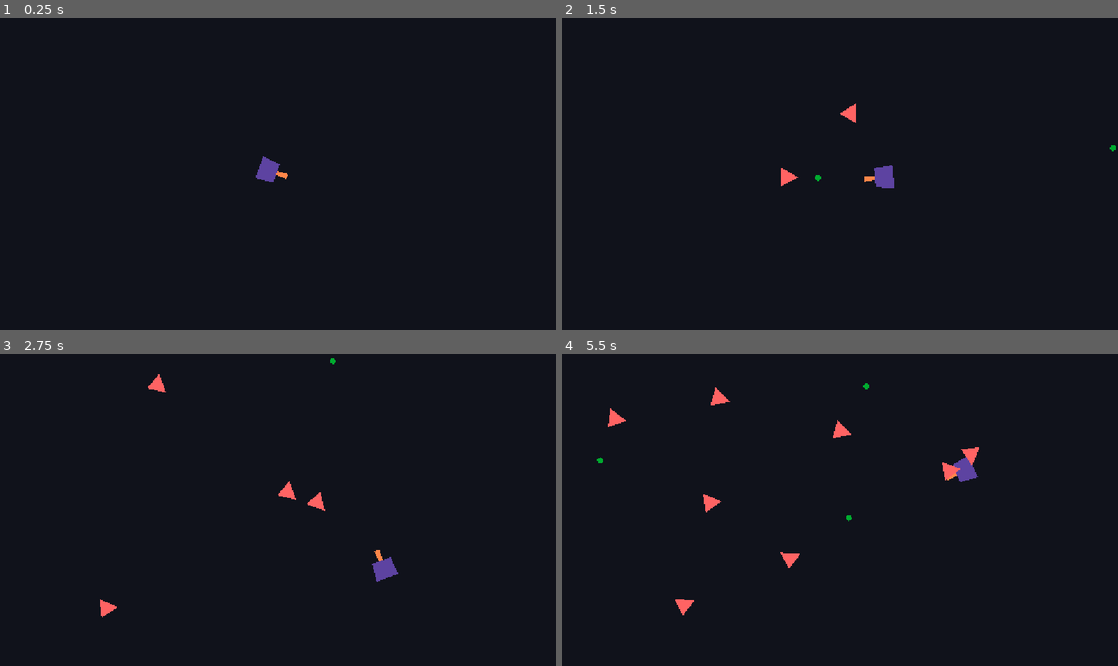
Above: before the commit, frames 1-4 (two rows, left to right).
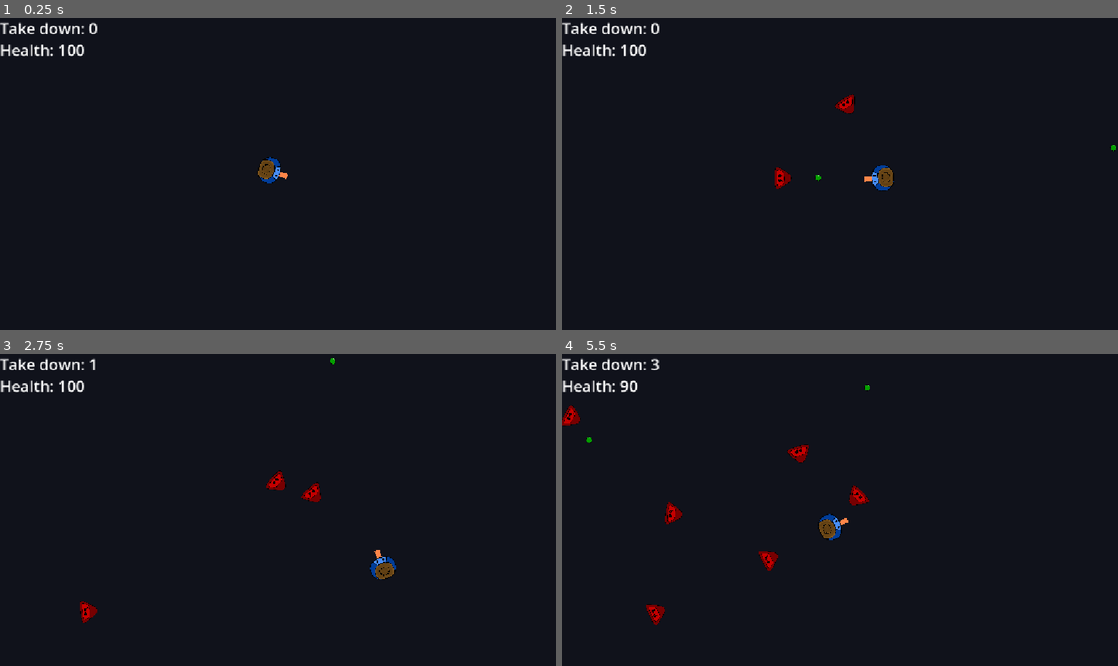
Above: after the commit, the same moments.

Repository: Hellscream-Dream/Game-Jam--Shooting-Game-
Game: Godot game, scene res://Scenes/game.tscn
Two runs of this game, one before a commit and one after it. Both use one fixed random seed, a clock stepped at 60 frames per second and the inputs below.
Inputs (mouse positions are in pixels of both pictures, inside the frame that each line leads up to):
- Up to frame 1 (0.25 s): no input
- Up to frame 2 (1.5 s): tap Enter at 0.5 s; move the mouse to (962, 158) at 0.52 s; hold D (right) 0.53-1.28 s; tap Space (shoot) at 0.6, 1.35 s; move the mouse to (728, 189) at 1.27 s; hold S (down) from 1.28 s (still down)
- Up to frame 3 (2.75 s): move the mouse to (333, 441) at 2.02 s; release S (down) at 2.03 s; hold D (right) from 2.03 s (still down); tap Space (shoot) at 2.1 s
- Up to frame 4 (5.5 s): move the mouse to (812, 572) at 2.77 s; release D (right) at 2.78 s; hold W (up) 2.78-3.53 s; tap Space (shoot) every 0.75 s from 2.85 to 5.1 s; move the mouse to (1006, 556) at 3.52 s; hold A (left) 3.53-5.03 s; move the mouse to (673, 463) at 4.27 s; move the mouse to (867, 510) at 5.02 s; hold S (down) from 5.03 s (still down)

The runs differ from the first frame. In frame 1, 0.9% of the frame differs, in the area x 0-51%, y 1-54%; in frame 2, 1.3%; in frame 3, 1.7%; in frame 4, 2.8%, in the area x 0-75%, y 1-87%.

Commit message:
Upgrades more stuff
Display taking down enemies number, health, and the sprites

Diff:
--- a/Scenes/Enemy.tscn
+++ b/Scenes/Enemy.tscn
@@ -1,6 +1,7 @@
 [gd_scene format=3 uid="uid://c77xf2jhb5y1e"]
 
 [ext_resource type="Script" uid="uid://dywo72ugxsx07" path="res://Scripts/enemy.gd" id="1_m1htj"]
+[ext_resource type="Texture2D" uid="uid://dodjdugp6yvfv" path="res://Asset/ennemie.png" id="2_wovta"]
 
 [sub_resource type="CircleShape2D" id="CircleShape2D_0yooa"]
 radius = 12.0
@@ -9,9 +10,15 @@
 script = ExtResource("1_m1htj")
 
 [node name="Polygon2D" type="Polygon2D" parent="." unique_id=763489412]
+visible = false
 position = Vector2(6, 0)
 color = Color(1, 0.3882353, 0.3882353, 1)
 polygon = PackedVector2Array(-18, -21, -18, 18, 18, 0)
 
 [node name="CollisionShape2D" type="CollisionShape2D" parent="." unique_id=1632859324]
 shape = SubResource("CircleShape2D_0yooa")
+
+[node name="Sprite2D" type="Sprite2D" parent="." unique_id=47964763]
+rotation = -1.5707964
+scale = Vector2(0.05, 0.05)
+texture = ExtResource("2_wovta")
--- a/Scenes/bullet.tscn
+++ b/Scenes/bullet.tscn
@@ -1,6 +1,7 @@
 [gd_scene format=3 uid="uid://dl75o2ss7l8bc"]
 
 [ext_resource type="Script" uid="uid://blmlhdfvwxlkb" path="res://Scripts/bullet.gd" id="1_xjght"]
+[ext_resource type="Texture2D" uid="uid://blodlo3mmv2ga" path="res://Asset/pois.png" id="2_oduel"]
 
 [sub_resource type="CircleShape2D" id="CircleShape2D_0yooa"]
 radius = 25.019993
@@ -13,7 +14,12 @@
 scale = Vector2(0.5, 0.5)
 shape = SubResource("CircleShape2D_0yooa")
 
+[node name="Sprite2D" type="Sprite2D" parent="." unique_id=1573602293]
+scale = Vector2(0.03, 0.03)
+texture = ExtResource("2_oduel")
+
 [node name="Polygon2D" type="Polygon2D" parent="." unique_id=219552232]
+visible = false
 scale = Vector2(0.5, 0.5)
 color = Color(2.7675183e-06, 0.6712364, 0.18501168, 1)
 polygon = PackedVector2Array(0, -25, 8, -23, 15, -19, 20, -14, 23, -7, 24, 1, 23, 10, 20, 15, 18, 17, 14, 21, 6, 24, -3, 25, -14, 20, -21, 13, -25, 2, -23, -11, -16, -19, -8, -23)
--- a/Scenes/game.tscn
+++ b/Scenes/game.tscn
@@ -2,28 +2,29 @@
 
 [ext_resource type="PackedScene" uid="uid://grlo3hlsw63i" path="res://Scenes/player.tscn" id="1_ebmjs"]
 [ext_resource type="Script" uid="uid://cldk8jitrc2k0" path="res://Scripts/game.gd" id="1_qxrlw"]
-[ext_resource type="AudioStream" uid="uid://01lu0dxsjf8a" path="res://gameplay music.wav" id="3_wrm1d"]
+[ext_resource type="AudioStream" uid="uid://01lu0dxsjf8a" path="res://Music/gameplay music.wav" id="3_wrm1d"]
 
 [sub_resource type="WorldBoundaryShape2D" id="WorldBoundaryShape2D_0yooa"]
 normal = Vector2(0, 1)
 
 [sub_resource type="WorldBoundaryShape2D" id="WorldBoundaryShape2D_fnlf1"]
-distance = -647.0
+distance = -523.80066
 
 [sub_resource type="WorldBoundaryShape2D" id="WorldBoundaryShape2D_vvptk"]
 normal = Vector2(1, 0)
 
 [sub_resource type="WorldBoundaryShape2D" id="WorldBoundaryShape2D_wdsay"]
 normal = Vector2(-0.9999997, -0.00084889616)
-distance = -1152.6011
+distance = -987.1085
 
-[node name="Game" type="Node2D" unique_id=1490394983]
+[node name="Game" type="Node2D" unique_id=1490394983 groups=["game"]]
 script = ExtResource("1_qxrlw")
 
 [node name="Player" parent="." unique_id=5517544 instance=ExtResource("1_ebmjs")]
 position = Vector2(541, 312)
 
 [node name="Wall" type="StaticBody2D" parent="." unique_id=1127945122 groups=["walls"]]
+scale = Vector2(1.168064, 1.2371118)
 
 [node name="Top" type="CollisionShape2D" parent="Wall" unique_id=37048566]
 shape = SubResource("WorldBoundaryShape2D_0yooa")
@@ -38,11 +39,26 @@
 shape = SubResource("WorldBoundaryShape2D_wdsay")
 
 [node name="Timer" type="Timer" parent="." unique_id=191221169]
-wait_time = 0.5
+wait_time = 0.6
 autostart = true
 
 [node name="AudioStreamPlayer2D" type="AudioStreamPlayer2D" parent="." unique_id=625491466]
 stream = ExtResource("3_wrm1d")
 autoplay = true
 
+[node name="HUD" type="CanvasLayer" parent="." unique_id=1287644069]
+
+[node name="ScoreLabel" type="Label" parent="HUD" unique_id=1946693531]
+offset_right = 102.0
+offset_bottom = 32.0
+theme_override_font_sizes/font_size = 32
+text = "Take down: 0"
+
+[node name="LifeLabel" type="Label" parent="HUD" unique_id=694093924]
+offset_top = 45.0
+offset_right = 203.0
+offset_bottom = 90.0
+theme_override_font_sizes/font_size = 32
+text = "Health : 100"
+
 [connection signal="timeout" from="Timer" to="." method="_on_timer_timeout"]
--- a/Scenes/player.tscn
+++ b/Scenes/player.tscn
@@ -1,13 +1,15 @@
 [gd_scene format=3 uid="uid://grlo3hlsw63i"]
 
 [ext_resource type="Script" uid="uid://bter6ntj13br5" path="res://Scripts/player.gd" id="1_4flbx"]
+[ext_resource type="Texture2D" uid="uid://dncs1va8xc76j" path="res://Asset/player.png" id="2_cvnsp"]
+[ext_resource type="Texture2D" uid="uid://dmk3ff6w2nko8" path="res://Asset/chapeau.png" id="3_6t5aa"]
 
 [sub_resource type="CapsuleShape2D" id="CapsuleShape2D_0yooa"]
 radius = 52.77778
 height = 122.22224
 
 [node name="Player" type="CharacterBody2D" unique_id=5517544]
-position = Vector2(-23, 0)
+position = Vector2(-37, 0)
 scale = Vector2(0.6, 0.6)
 script = ExtResource("1_4flbx")
 
@@ -17,14 +19,20 @@
 color = Color(1, 0.5266667, 0.29000002, 1)
 polygon = PackedVector2Array(15, -6.666667, 15, 1.6666666, 113.33333, 5, 113.33333, -13.333333)
 
-[node name="Polygon2D" type="Polygon2D" parent="." unique_id=319139914]
-position = Vector2(37.94203, 6.257604)
-scale = Vector2(0.4956522, 1.0608253)
-color = Color(0.3647059, 0.2627451, 0.6313726, 1)
-polygon = PackedVector2Array(-89.939606, -43.605293, -90.000015, 31.807682, 37.777763, 27.094372, 37.77778, -36.168575)
+[node name="body" type="Sprite2D" parent="." unique_id=1509411684]
+position = Vector2(19.999998, -1.6666666)
+rotation = 1.5707964
+scale = Vector2(0.3, 0.35)
+texture = ExtResource("2_cvnsp")
+
+[node name="hat" type="Sprite2D" parent="." unique_id=338510317]
+position = Vector2(16.518063, -0.6305542)
+rotation = 1.5707964
+scale = Vector2(0.17381527, 0.11353403)
+texture = ExtResource("3_6t5aa")
 
 [node name="CollisionShape2D" type="CollisionShape2D" parent="." unique_id=1412737081]
-position = Vector2(25, 0)
+position = Vector2(28.333332, -1.6666669)
 scale = Vector2(0.6, 0.6)
 shape = SubResource("CapsuleShape2D_0yooa")
 
@@ -32,5 +40,6 @@
 position = Vector2(101.66669, 0)
 
 [node name="immune time" type="Timer" parent="." unique_id=639046271]
+wait_time = 0.5
 
 [connection signal="timeout" from="immune time" to="." method="_on_immune_time_timeout"]
--- a/Scripts/bullet.gd
+++ b/Scripts/bullet.gd
@@ -2,6 +2,7 @@
 
 var direction: Vector2
 const SPEED = 10
+static var takeDown = 0
 
 func _process(delta: float) -> void:
 	global_position += direction * SPEED
@@ -19,6 +20,9 @@
 		return
 	var body = collision.get_collider()
 	if body.is_in_group("enemies"):
+		takeDown += 1
+		print("Take down:", takeDown)
+		get_tree().call_group("game", "update_score", takeDown)
 		body.queue_free()
 		queue_free()
 		return
--- a/Scripts/game.gd
+++ b/Scripts/game.gd
@@ -13,3 +13,9 @@
 		enemy.global_position.y = randi_range(0, get_viewport_rect().size.y)
 
 	add_child(enemy)
+
+func update_score(score : int ) -> void:
+	$HUD/ScoreLabel.text = "Take down: %d"  %score
+
+func update_life(life : int ) -> void:
+	$HUD/LifeLabel.text = "Health: %d"  %life
--- a/Scripts/player.gd
+++ b/Scripts/player.gd
@@ -7,6 +7,9 @@
 var isImmune = false
 static var bonusHp = 0
 var health = 100 + 10 * bonusHp
+
+func _ready() -> void:
+	get_tree().call_group("game", "update_life", health)
 
 func _physics_process(delta: float) -> void:
 	look_at(get_global_mouse_position())
@@ -28,7 +31,8 @@
 			$"immune time".start()
 			isImmune = true
 			health -= 10
-			print(health)
+			get_tree().call_group("game", "update_life", health)
+			print("Health", health)
 	if health <= 0:
 		bonusHp += 1
 		get_tree().reload_current_scene()
--- a/project.godot
+++ b/project.godot
@@ -27,6 +27,7 @@
 
 enemies=""
 walls=""
+game=""
 
 [input]
 
Binary file added: Asset/chapeau.png
Not shown, added: Asset/chapeau.png.import
Binary file added: Asset/ennemie.png
Not shown, added: Asset/ennemie.png.import
Binary file added: Asset/player.png
Not shown, added: Asset/player.png.import
Binary file added: Asset/pois.png
Not shown, added: Asset/pois.png.import
Not shown, changed: Music/bullet hits walls.wav.import
Not shown, changed: Music/enemy die.wav.import
Not shown, changed: Music/gameplay music.wav.import
Not shown, added: Music/music for potential menu (it loops).wav.import
(and 17 more such lines)
